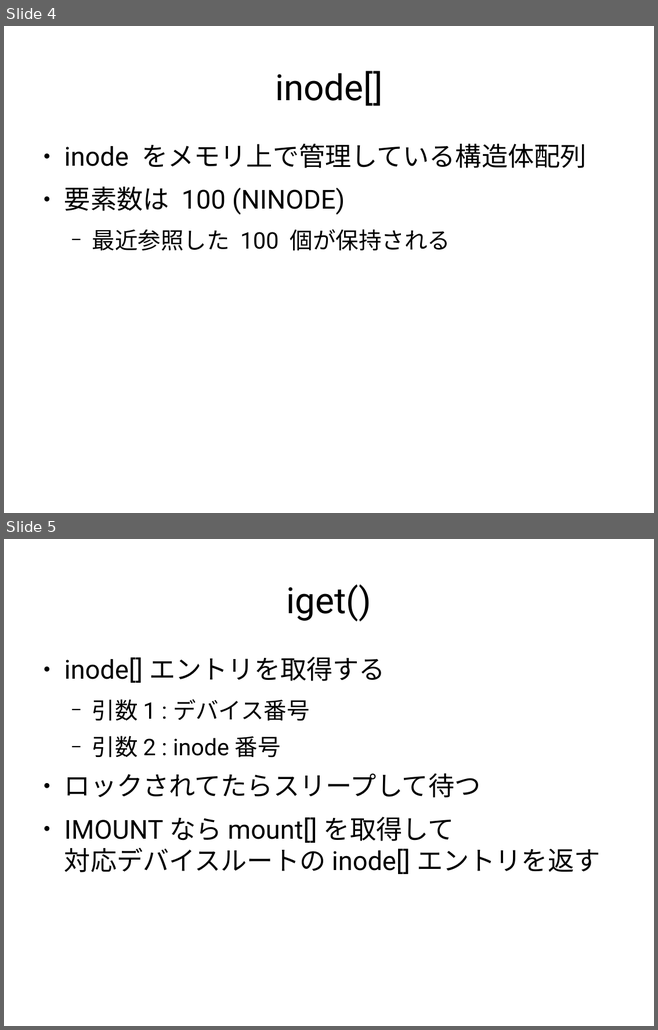
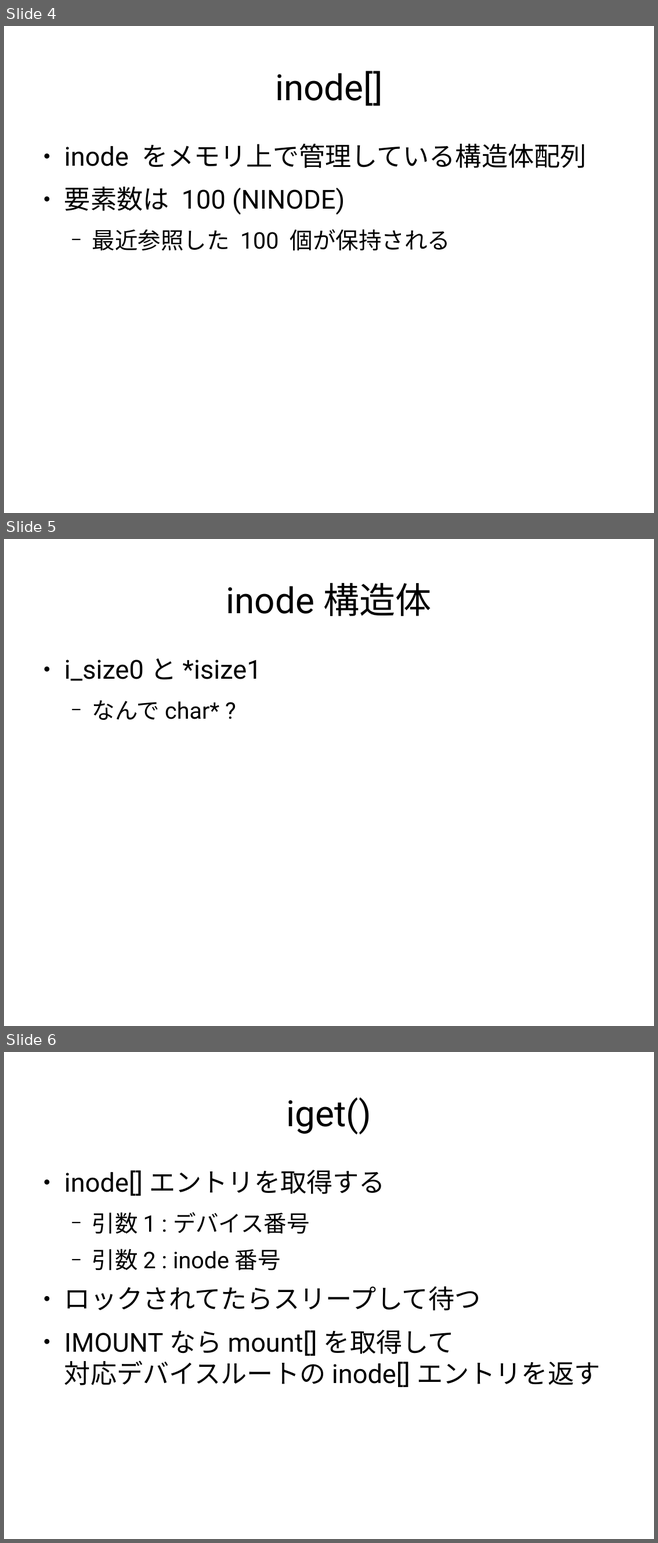
Before and after one commit to andromedroid/ame, a slide deck: doc/unix_v6/inode.odp. Shown one above the other, each under a label of ours: slides 4 and 5 before the commit, slides 4, 5 and 6 after it. The pictures are 658x1030 and 658x1543 pixels, drawn with LibreOffice and Linux fonts; fonts in the diff are those of the drawing. Boxes give left, top, right and bottom in pixels: in the first picture for what was removed or moved away, otherwise in the second. Text is boxed around its words. In the diff, an @@ line names an element or a change of style, - is before the commit and + after.

Commit message:
i'm making inode.odp

```diff
--- a/doc/unix_v6/inode.odp
+++ b/doc/unix_v6/inode.odp
@@ slide 5 added at (x1=4, y1=539, x2=654, y2=1026), background #FFFFFF @@
@@ title added at (x1=226, y1=583, x2=431, y2=616), 44 pt, text #000000 @@
+inode 構造体
@@ text added at (x1=64, y1=658, x2=262, y2=720), 32 pt, text #000000 @@
+● i_size0 と *isize1
+  − なんで char* ?
@@ what was slide 5 is now slide 6 @@
```
Also in this commit, not shown: 16 other slides added, 14 slides removed.
